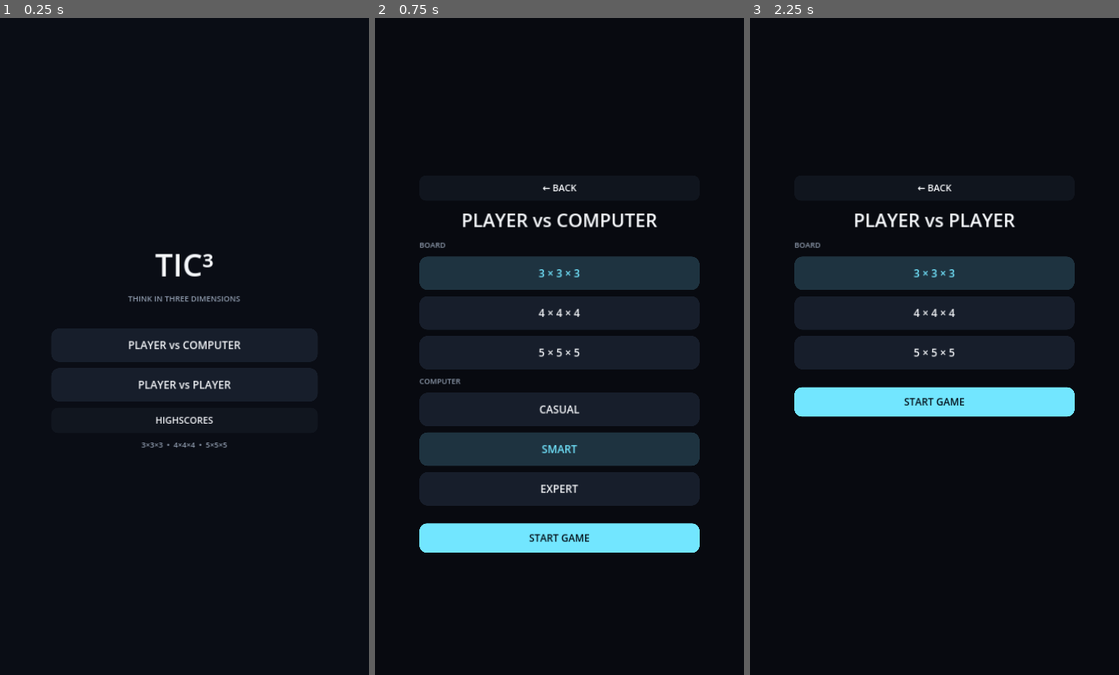
Above: before the commit, frames 1-3 (left to right).
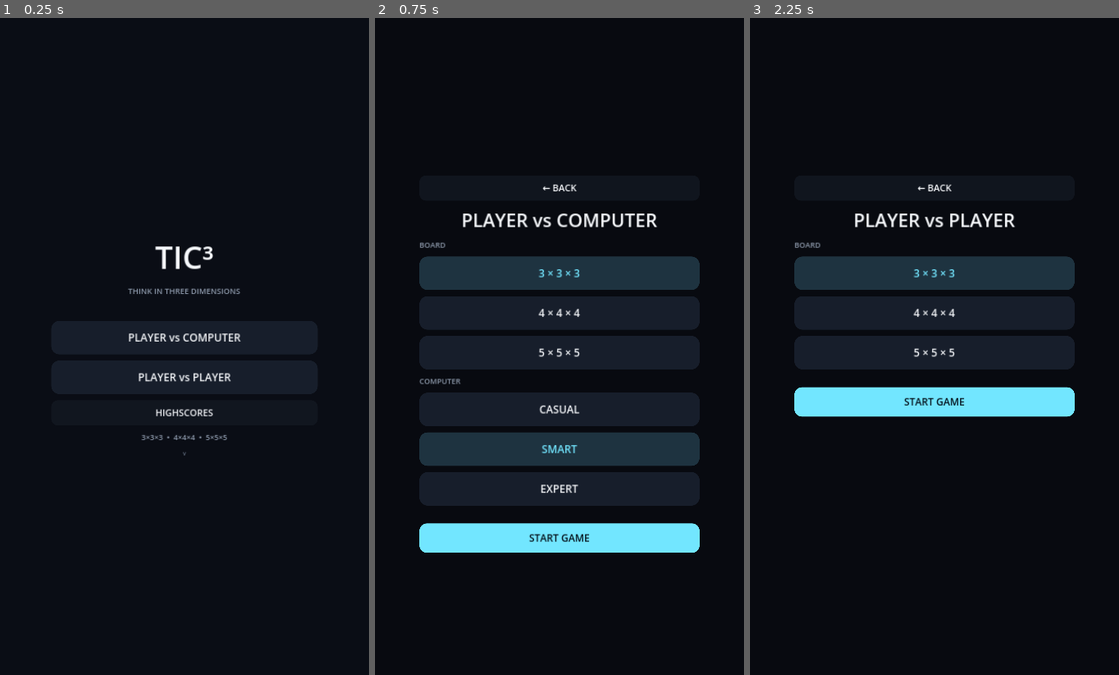
Above: after the commit, the same moments.

Repository: Creativebrook/tic3
Game: Godot game, scene res://scenes/main.tscn
The game is run twice, just before and just after one commit, with the same random seed, the same clock (stepped at 60 frames per second) and the same inputs.
Inputs:
- Up to frame 1 (0.25 s): no input
- Up to frame 2 (0.75 s): click "PLAYER vs COMPUTER" at 0.5 s
- Up to frame 3 (2.25 s): click "← BACK" at 1.25 s; click "PLAYER vs PLAYER" at 2 s

The runs differ from the first frame. In frame 1, 1.9% of the frame differs, in the area x 34-66%, y 34-67%; in frame 2, nothing differs; in frame 3, nothing differs.

Commit message:
ui: show app version on home screen

Diff:
--- a/scripts/main.gd
+++ b/scripts/main.gd
@@ -146,6 +146,13 @@
 	hint.add_theme_font_size_override("font_size", 22)
 	hint.add_theme_color_override("font_color", MUTED)
 	v.add_child(hint)
+
+	var version_label := Label.new()
+	version_label.text = "v%s" % String(ProjectSettings.get_setting("application/config/version", "dev"))
+	version_label.horizontal_alignment = HORIZONTAL_ALIGNMENT_CENTER
+	version_label.add_theme_font_size_override("font_size", 17)
+	version_label.add_theme_color_override("font_color", Color(0.45, 0.50, 0.58, 0.82))
+	v.add_child(version_label)
 
 func _show_setup(selected_mode: String) -> void:
 	mode = selected_mode
